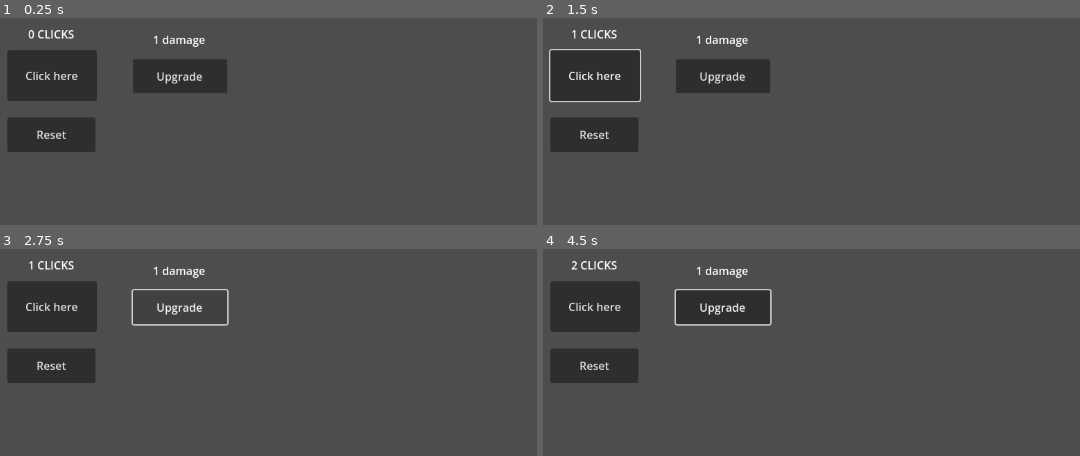
Above: before the commit, frames 1-4 (two rows, left to right).
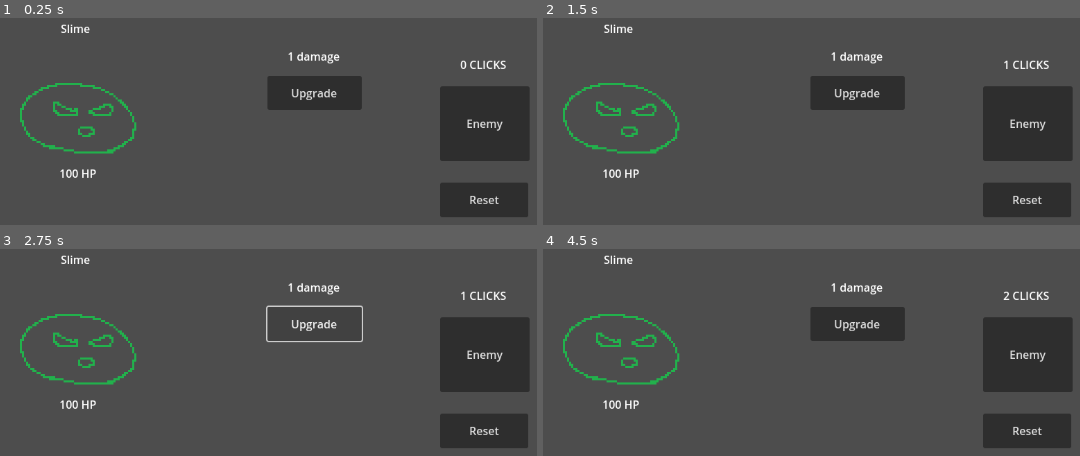
Above: after the commit, the same moments.

Repository: Bokeher/GodotGame
Game: Godot game, scene res://Main.tscn
Same seed, same stepped clock (60 frames per second), same inputs: the game is played once before the commit and once after it.
Inputs (mouse positions are in pixels of both pictures, inside the frame that each line leads up to):
- Up to frame 1 (0.25 s): no input
- Up to frame 2 (1.5 s): click "Click here" (after the commit: "Enemy") at 0.5 s; click (623, 102) at 1.27 s
- Up to frame 3 (2.75 s): click "Upgrade" at 2 s
- Up to frame 4 (4.5 s): click "Click here" (after the commit: "Enemy") at 2.75 s; click "Upgrade" at 3.5 s; click (623, 333) at 4.27 s

The runs differ from the first frame. In frame 1, 22% of the frame differs, in the area x 1-99%, y 2-97%; in frame 2, 23%; in frame 3, 18%; in frame 4, 23%.

Commit message:
Add enemy

Diff:
--- a/Main.tscn
+++ b/Main.tscn
@@ -6,23 +6,27 @@
 [ext_resource type="Script" path="res://DamageInfo.gd" id="3_db8ce"]
 [ext_resource type="Script" path="res://Reset.gd" id="4_mll1s"]
 [ext_resource type="Script" path="res://Upgrade.gd" id="4_r2q6r"]
+[ext_resource type="Texture2D" uid="uid://2nph3u1tlq2w" path="res://assets/enemies/slimes/slime.png" id="7_jtks7"]
 
 [node name="Game" type="Node2D"]
 script = ExtResource("1_v2884")
 
 [node name="Main" type="Node2D" parent="."]
-position = Vector2(38, 29)
+position = Vector2(651, 62)
 
 [node name="Click" type="Button" parent="Main"]
-offset_top = 45.0
-offset_right = 129.0
-offset_bottom = 118.0
-text = "Click here"
+offset_left = 11.0
+offset_top = 64.0
+offset_right = 140.0
+offset_bottom = 172.0
+text = "Enemy"
 script = ExtResource("1_b2erj")
 
 [node name="ClicksInfo" type="Label" parent="Main"]
-offset_right = 128.0
-offset_bottom = 43.0
+offset_left = 10.0
+offset_top = 11.0
+offset_right = 138.0
+offset_bottom = 54.0
 text = "0 clicks"
 horizontal_alignment = 1
 vertical_alignment = 1
@@ -30,14 +34,15 @@
 script = ExtResource("2_wu7dc")
 
 [node name="Reset" type="Button" parent="Main"]
-offset_top = 142.0
-offset_right = 127.0
-offset_bottom = 192.0
+offset_left = 11.0
+offset_top = 203.0
+offset_right = 138.0
+offset_bottom = 253.0
 text = "Reset"
 script = ExtResource("4_mll1s")
 
 [node name="Upgrades" type="Node2D" parent="."]
-position = Vector2(218, 37)
+position = Vector2(412, 61)
 
 [node name="DamageInfo" type="Label" parent="Upgrades"]
 offset_left = 1.0
@@ -56,3 +61,29 @@
 offset_bottom = 99.0
 text = "Upgrade"
 script = ExtResource("4_r2q6r")
+
+[node name="Enemy" type="Node2D" parent="."]
+position = Vector2(42, 31)
+
+[node name="EnemyBody" type="TextureButton" parent="Enemy"]
+offset_left = 2.0
+offset_top = 24.0
+offset_right = 66.0
+offset_bottom = 88.0
+scale = Vector2(3, 3)
+texture_normal = ExtResource("7_jtks7")
+
+[node name="EnemyName" type="Label" parent="Enemy"]
+offset_right = 189.0
+offset_bottom = 23.0
+text = "Slime"
+horizontal_alignment = 1
+vertical_alignment = 1
+
+[node name="EnemyHealth" type="Label" parent="Enemy"]
+offset_top = 209.0
+offset_right = 196.0
+offset_bottom = 232.0
+text = "100 HP"
+horizontal_alignment = 1
+vertical_alignment = 1
--- a/project.godot
+++ b/project.godot
@@ -18,3 +18,7 @@
 [autoload]
 
 Global="*res://Global.gd"
+
+[rendering]
+
+textures/canvas_textures/default_texture_filter=0
Not shown: 1 places in Main.tscn that only renumber resources
Binary file added: assets/enemies/slimes/slime.png
Not shown, added: assets/enemies/slimes/slime.png.import
